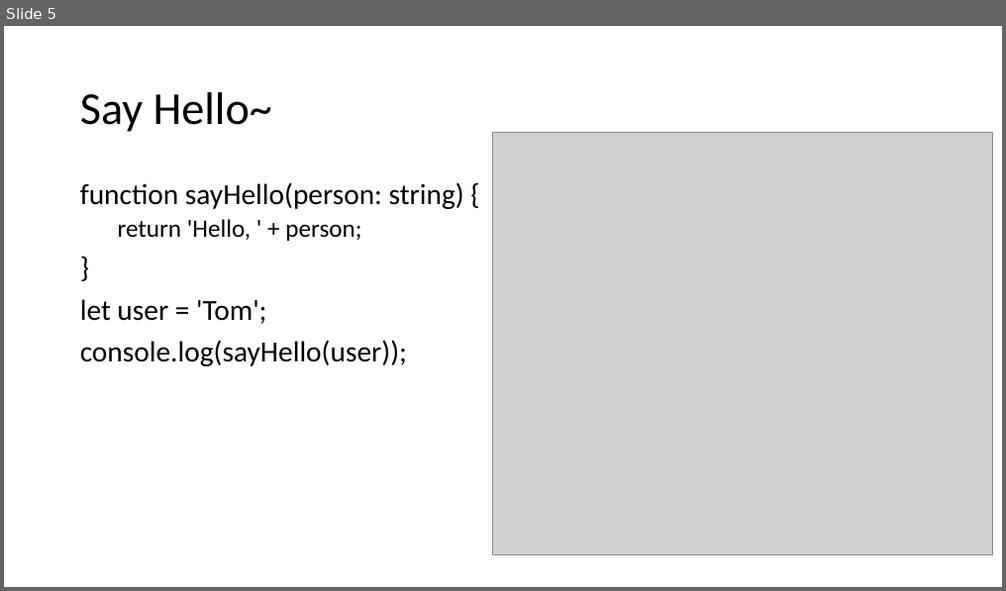
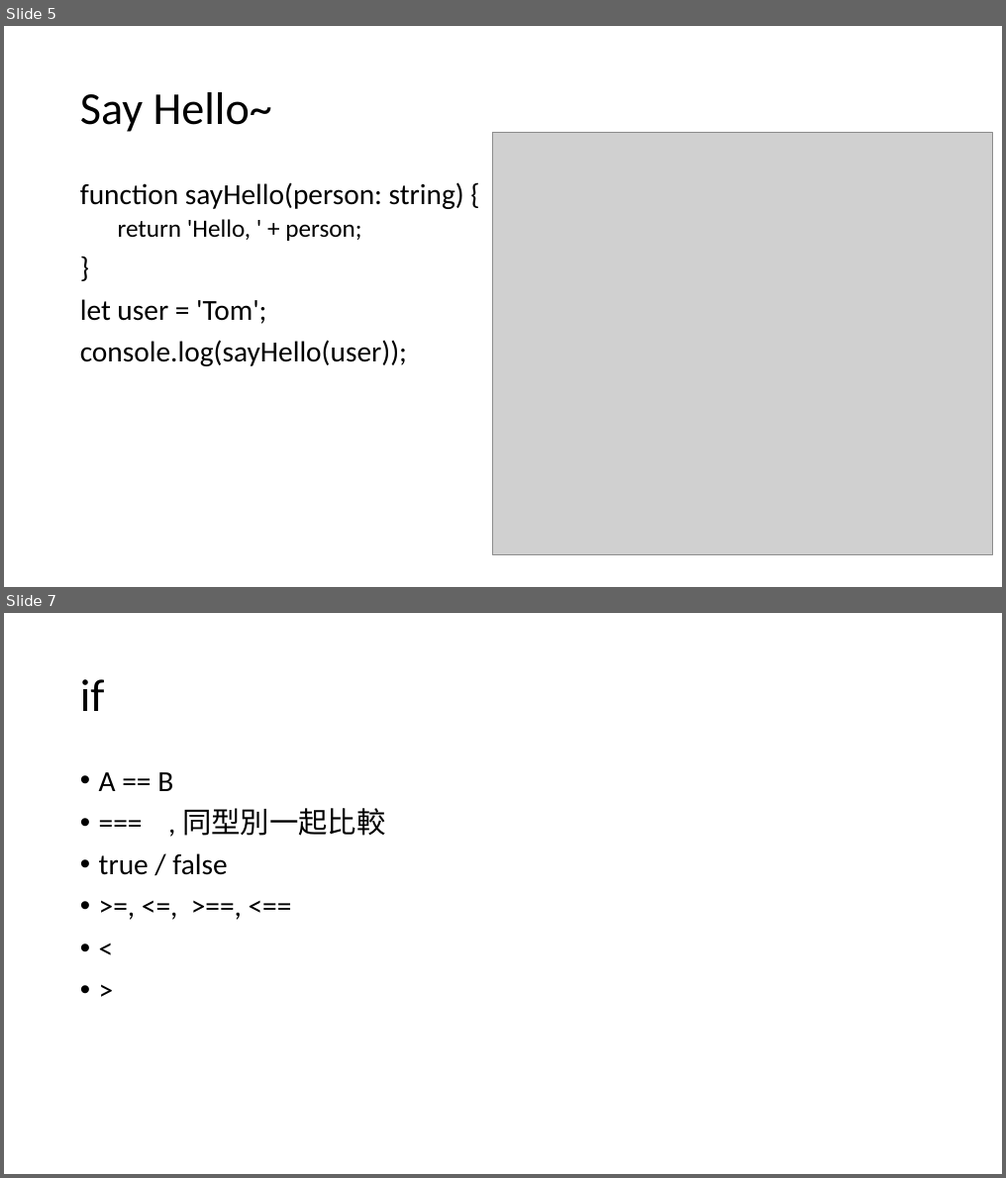
Before and after one commit to toby811023/lesson0314, a slide deck: typescript新手指南.pptx. Shown one above the other, each under a label of ours: slide 5 before the commit, slides 5 and 7 after it; the slides between them are not shown. The pictures are 1006x591 and 1006x1178 pixels, drawn with LibreOffice and Linux fonts; fonts in the diff are those of the drawing; grey boxes stand for pictures. Boxes give left, top, right and bottom in pixels: in the first picture for what was removed or moved away, otherwise in the second. Text is boxed around its words. In the diff, an @@ line names an element or a change of style, - is before the commit and + after.

```diff
--- a/typescript新手指南.pptx
+++ b/typescript新手指南.pptx
@@ slide 7 added at box(4, 613, 1002, 1174), background #FFFFFF @@
@@ title added at box(80, 679, 105, 711), 44 pt, text #000000 @@
+if
@@ text added at box(99, 772, 386, 875), 28 pt, text #000000 @@
+• A == B
+• === , 同型別一起比較
+• true / false
+• >=, <=, >==, <==
+• <
+• >
```
Also in this commit, not shown: 4 slides changed, 6 other files.
